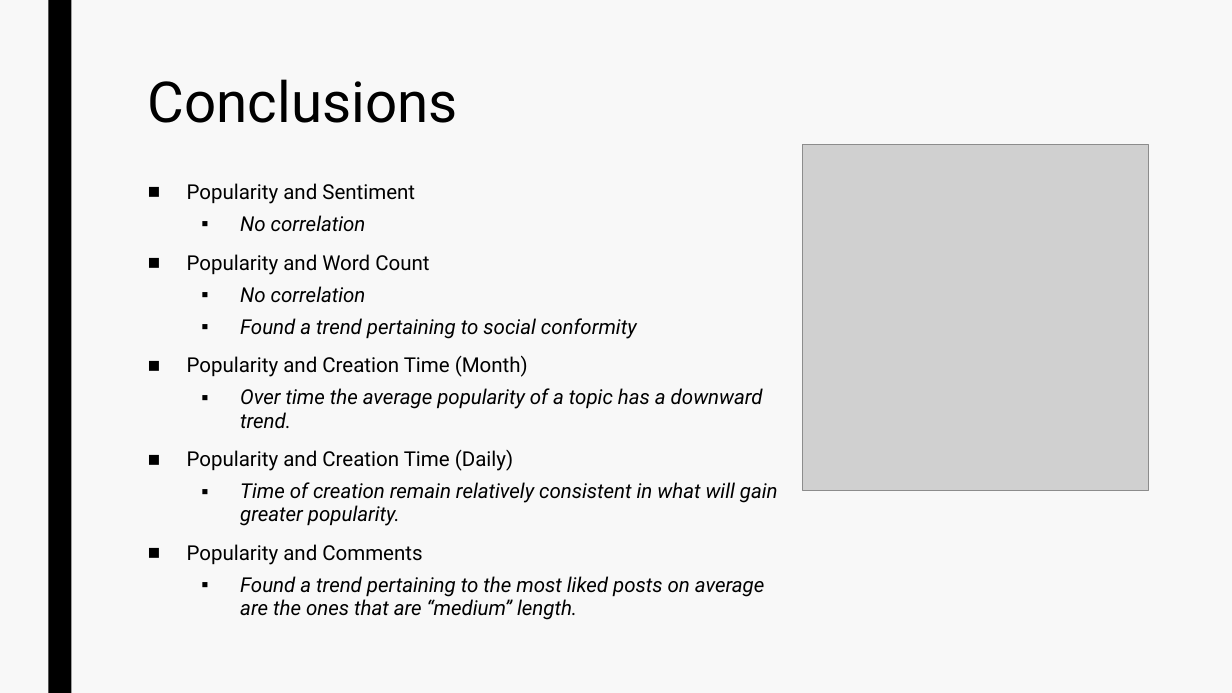
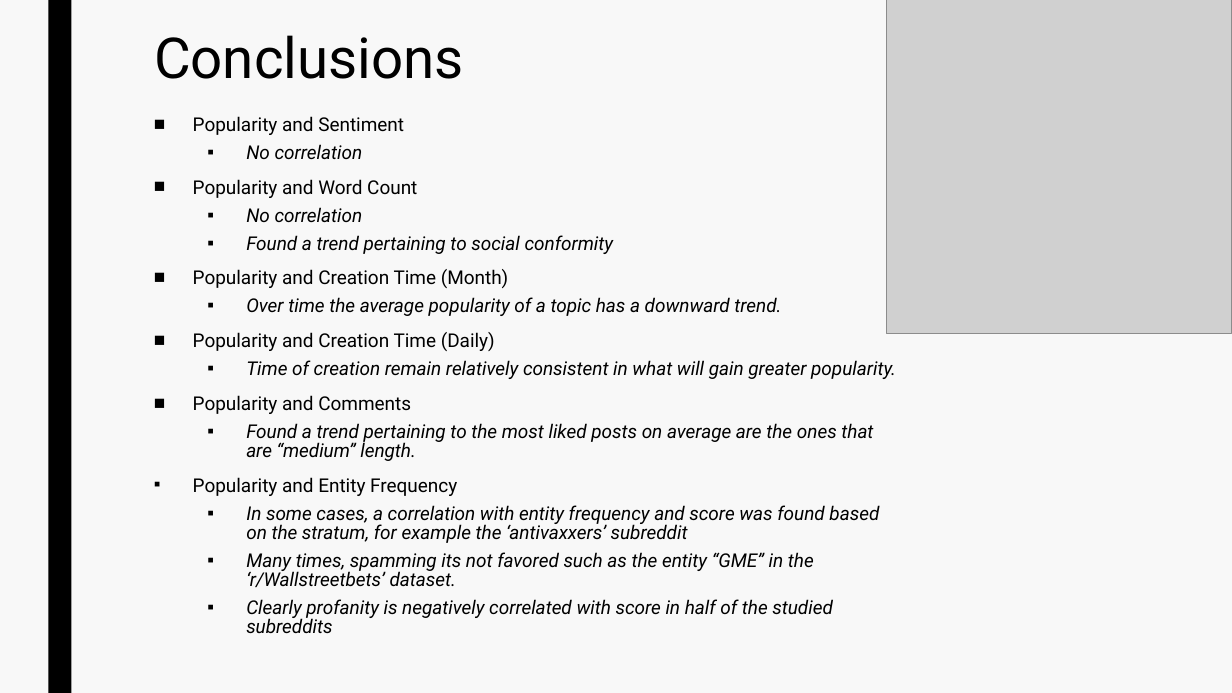
Before and after one commit to EvaTarr/CMPT412Project, a slide deck: slide 26 of presentation.pptx (slide 11 before the commit). Drawn at 1232x693 pixels with LibreOffice and Linux fonts; fonts in the diff are those of the drawing; grey boxes stand for pictures. Boxes give left, top, right and bottom in pixels: in the first picture for what was removed or moved away, otherwise in the second. Text is boxed around its words. In the diff, an @@ line names an element or a change of style, - is before the commit and + after.

```diff
--- a/presentation.pptx
+++ b/presentation.pptx
@@ title "Conclusions": place and size @@
-title "Conclusions" at (148,79,458,123)
+title "Conclusions" at (154,35,464,79)
@@ picture: place and size @@
-picture at (803,144,1149,490)
+picture at (886,0,1232,334)
@@ text "Popularity and Sentiment": place and size @@
-text "Popularity and Sentiment" at (187,183,778,620)
+text "Popularity and Sentiment" at (193,116,896,633)
@@ text at (193,116,896,461): size 16 to 14.8 pt in "Popularity and Sentiment", "No correlation", "Popularity and Word Count", "No correlation" and 7 more places; line spacing 0.94 to 0.84 @@
@@ text at (193,477,879,633): paragraphs added @@
+▪ Popularity and Entity Frequency
+  ▪ In some cases, a correlation with entity frequency and score was found based on the stratum, for example the ‘antivaxxers’ subreddit
+  ▪ Many times, spamming its not favored such as the entity “GME” in the ‘r/Wallstreetbets’ dataset.
+  ▪ Clearly profanity is negatively correlated with score in half of the studied subreddits
```
Also in this commit, not shown: 5 other slides changed, 17 slides added, 1 slide removed.
